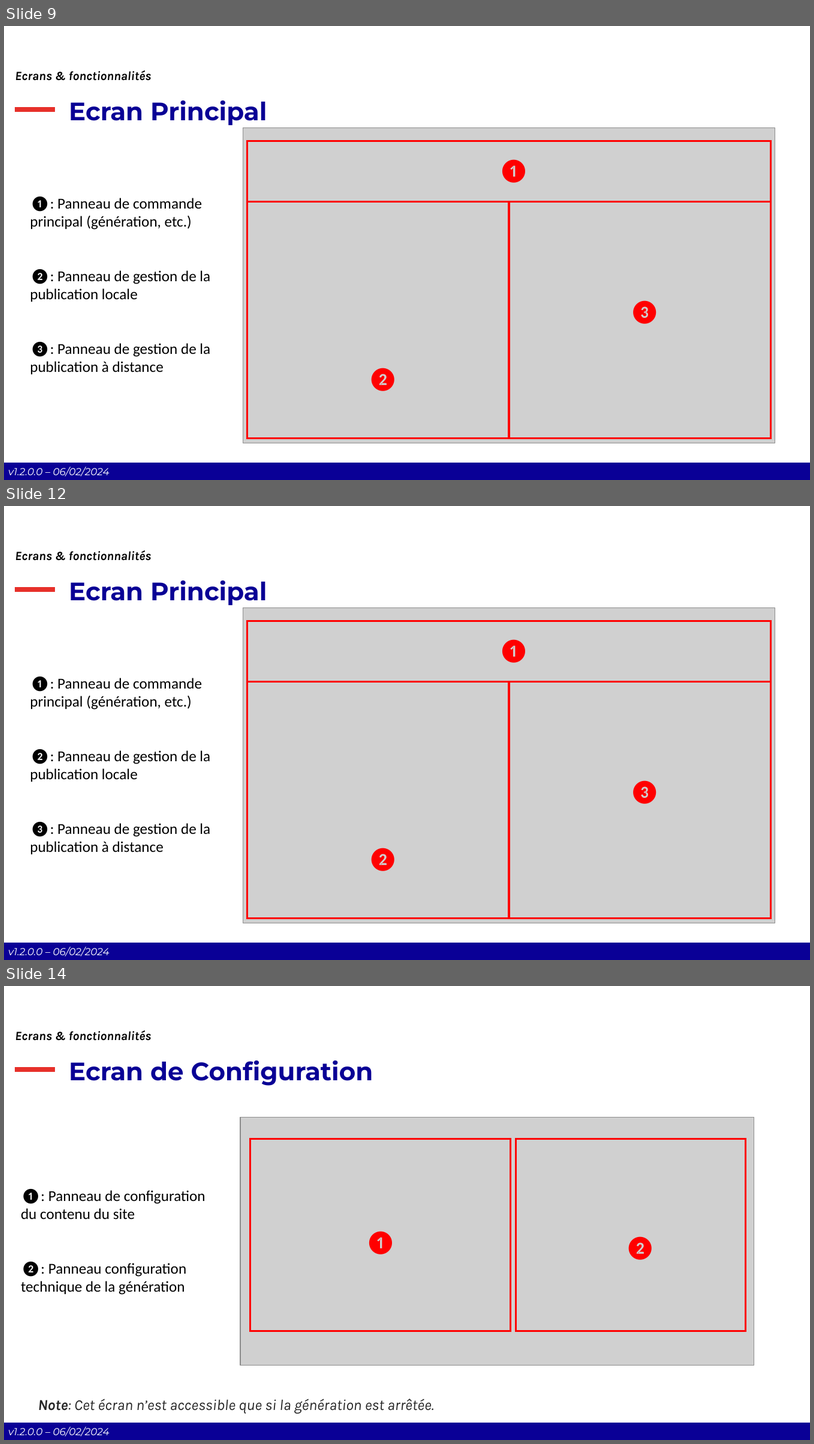
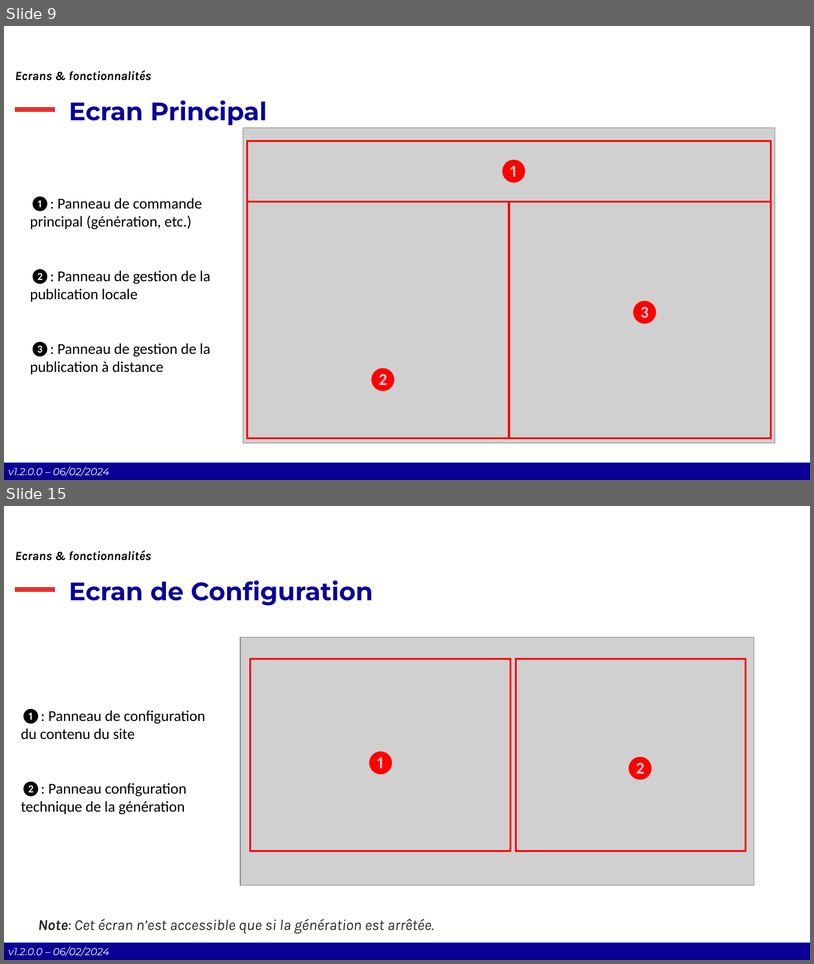
Before and after one commit to Comite-Rhone-Judo/PublicationSuiviCompetition, a slide deck: AppPublication/Documentation/PublicationSuiviCompetition - Manuel d'utilisation.pptx. Shown one above the other, each under a label of ours: slides 9, 12 and 14 before the commit, slides 9 and 15 after it; the slides between them are not shown. The pictures are 814x1444 and 814x964 pixels, drawn with LibreOffice and Linux fonts; fonts in the diff are those of the drawing; grey boxes stand for pictures; background and template pictures are left out. Boxes give left, top, right and bottom in pixels: in the first picture for what was removed or moved away, otherwise in the second. Text is boxed around its words. In the diff, an @@ line names an element or a change of style, - is before the commit and + after.

```diff
--- a/AppPublication/Documentation/PublicationSuiviCompetition - Manuel d'utilisation.pptx
+++ b/AppPublication/Documentation/PublicationSuiviCompetition - Manuel d'utilisation.pptx
@@ slide 12 removed at [4, 506, 810, 960], background #FFFFFF; not listed: 4 template elements that a slide beside it also shows @@
@@ text removed at [15, 550, 152, 561] @@
-Ecrans & fonctionnalités
@@ title removed at [69, 580, 267, 605] @@
-Ecran Principal
@@ picture removed at [243, 607, 776, 923] @@
@@ rectangle removed at [247, 621, 771, 681] @@
@@ text removed at [498, 640, 530, 663] @@
-❶
@@ text removed at [30, 676, 210, 854] @@
-❶: Panneau de commande principal (génération, etc.)
-❷: Panneau de gestion de la publication locale
-❸: Panneau de gestion de la publication à distance
@@ rectangle removed at [247, 681, 509, 918] @@
@@ rectangle removed at [509, 681, 771, 918] @@
@@ text removed at [629, 780, 660, 804] @@
-❸
@@ text removed at [368, 847, 399, 871] @@
-❷
@@ what was slide 14 is now slide 15 @@
```
Also in this commit, not shown: 6 slides changed, 12 slides added, 8 other files.
